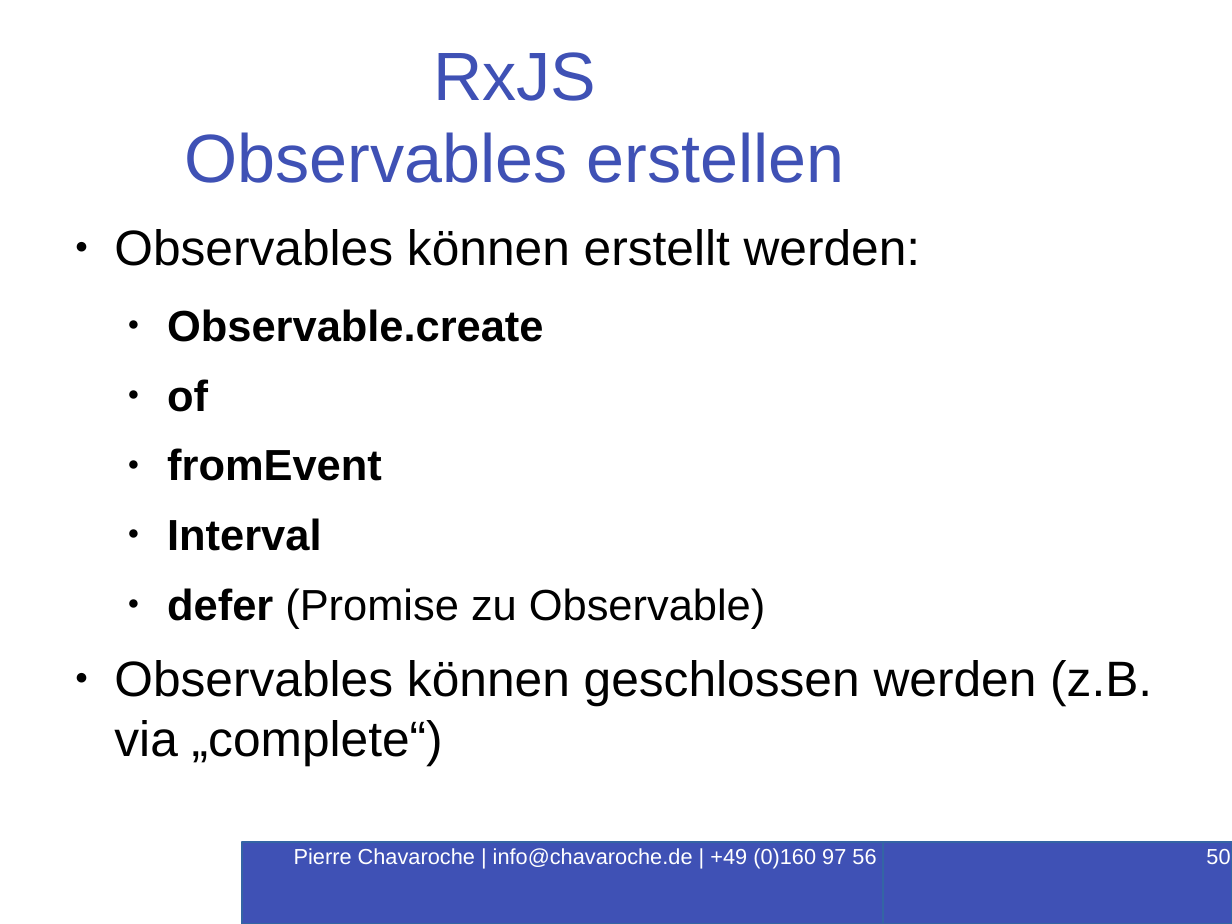
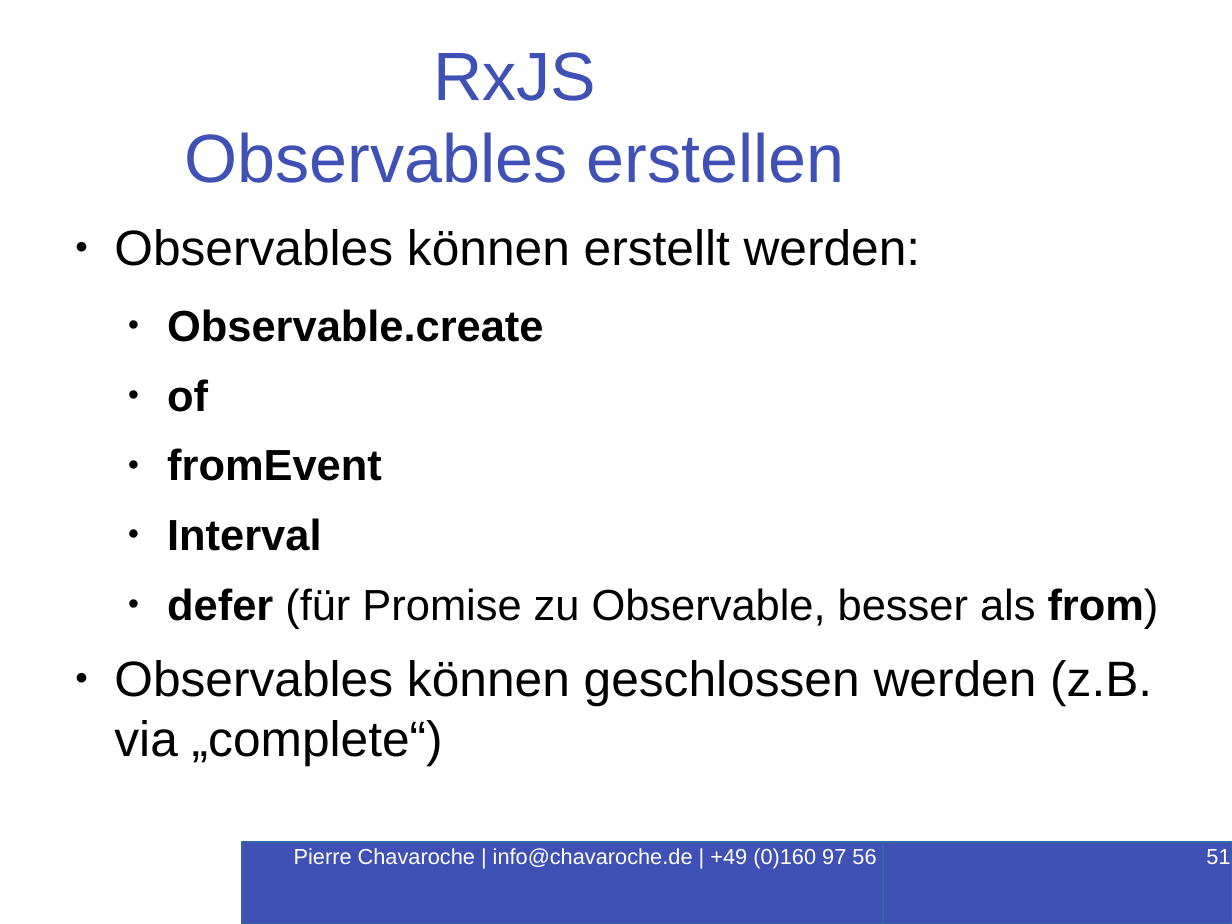
Before and after one commit to PierreChavaroche/workshop-presentation, a slide deck: slide 51 of Angular-RxJS.odp (slide 50 before the commit). Drawn at 1232x924 pixels with LibreOffice and Linux fonts; fonts in the diff are those of the drawing; background and template pictures are left out. Boxes give left, top, right and bottom in pixels: in the first picture for what was removed or moved away, otherwise in the second. Text is boxed around its words. In the diff, an @@ line names an element or a change of style, - is before the commit and + after.

```diff
--- a/Angular-RxJS.odp
+++ b/Angular-RxJS.odp
@@ text at box(167, 588, 1159, 629): text changed @@
-  ● defer (Promise zu Observable)
+  ● defer (für Promise zu Observable, besser als from)
@@ page number at box(1206, 849, 1230, 864): text changed @@
-50
+51
```
Also in this commit, not shown: 2 other slides changed, 1 slide added.
